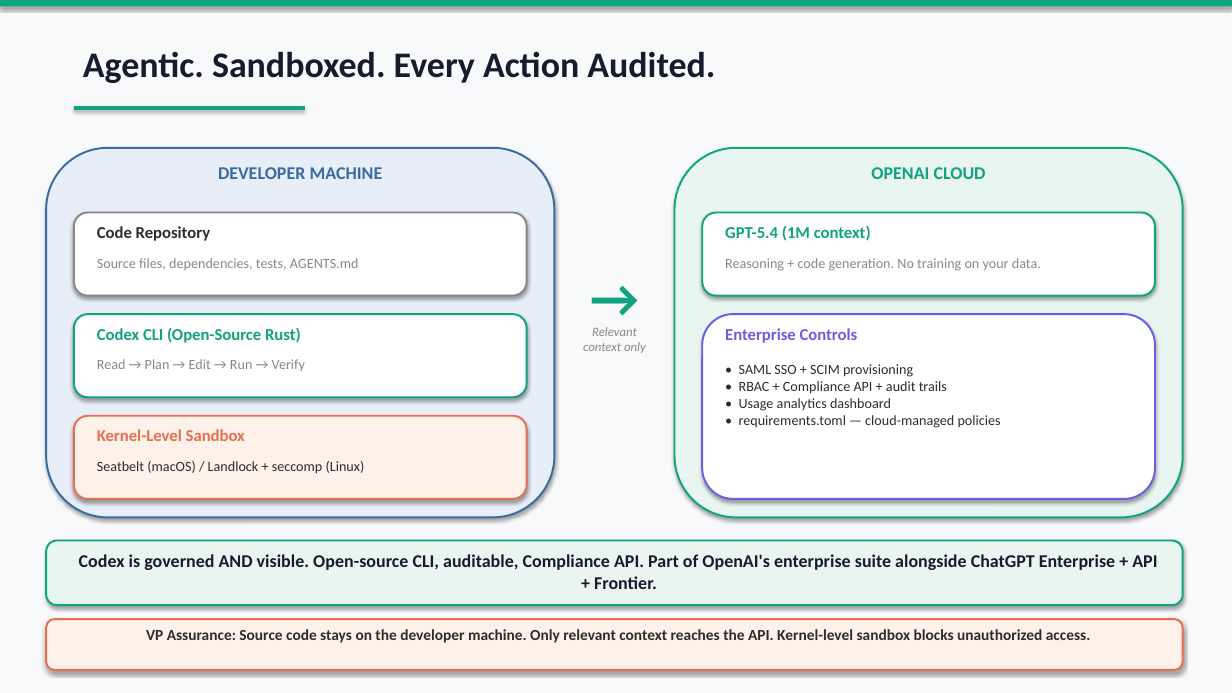
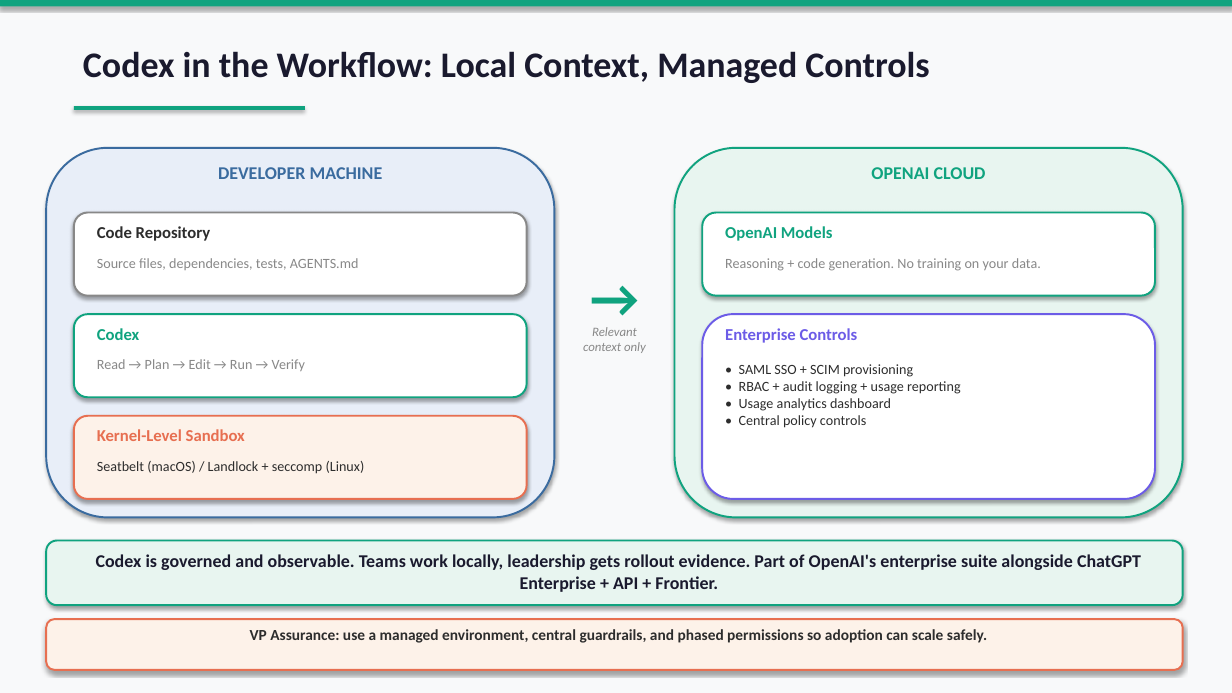
Before and after one commit to pretendhome/enablement, a slide deck: slide 3 of codex/codex_enablement_v2.pptx. Drawn at 1232x693 pixels with LibreOffice and Linux fonts; fonts in the diff are those of the drawing. Boxes give left, top, right and bottom in pixels: in the first picture for what was removed or moved away, otherwise in the second. Text is boxed around its words. In the diff, an @@ line names an element or a change of style, - is before the commit and + after.

```diff
--- a/codex/codex_enablement_v2.pptx
+++ b/codex/codex_enablement_v2.pptx
@@ text at bbox=[83, 51, 929, 83]: text changed @@
-Agentic. Sandboxed. Every Action Audited.
+Codex in the Workflow: Local Context, Managed Controls
@@ text at bbox=[725, 226, 833, 241]: text changed @@
-GPT-5.4 (1M context)
+OpenAI Models
@@ text at bbox=[97, 328, 139, 340]: text changed @@
-Codex CLI (Open-Source Rust)
+Codex
@@ text at bbox=[739, 364, 961, 428]: text changed @@
-• SAML SSO + SCIM provisioning
-• RBAC + Compliance API + audit trails
-• Usage analytics dashboard
-• requirements.toml — cloud-managed policies
+• SAML SSO + SCIM provisioning
+• RBAC + audit logging + usage reporting
+• Usage analytics dashboard
+• Central policy controls
@@ text at bbox=[96, 554, 1141, 592]: text changed @@
-Codex is governed AND visible. Open-source CLI, auditable, Compliance API. Part of OpenAI's enterprise suite alongside ChatGPT Enterprise + API + Frontier.
+Codex is governed and observable. Teams work locally, leadership gets rollout evidence. Part of OpenAI's enterprise suite alongside ChatGPT Enterprise + API + Frontier.
@@ text at bbox=[250, 629, 987, 643]: text changed @@
-VP Assurance: Source code stays on the developer machine. Only relevant context reaches the API. Kernel-level sandbox blocks unauthorized access.
+VP Assurance: use a managed environment, central guardrails, and phased permissions so adoption can scale safely.
```
Also in this commit, not shown: 6 other slides changed, 5 other files.
